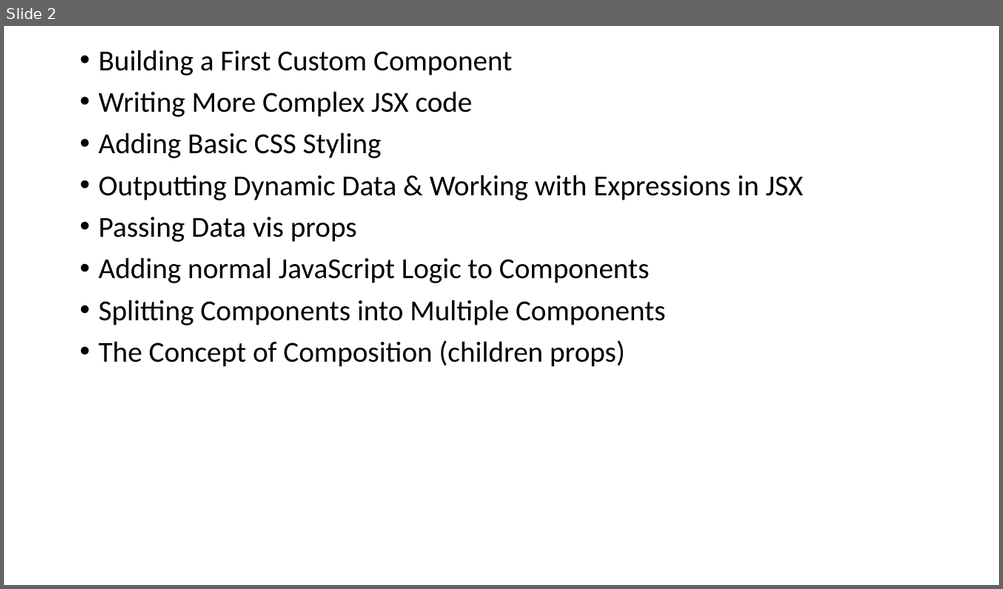
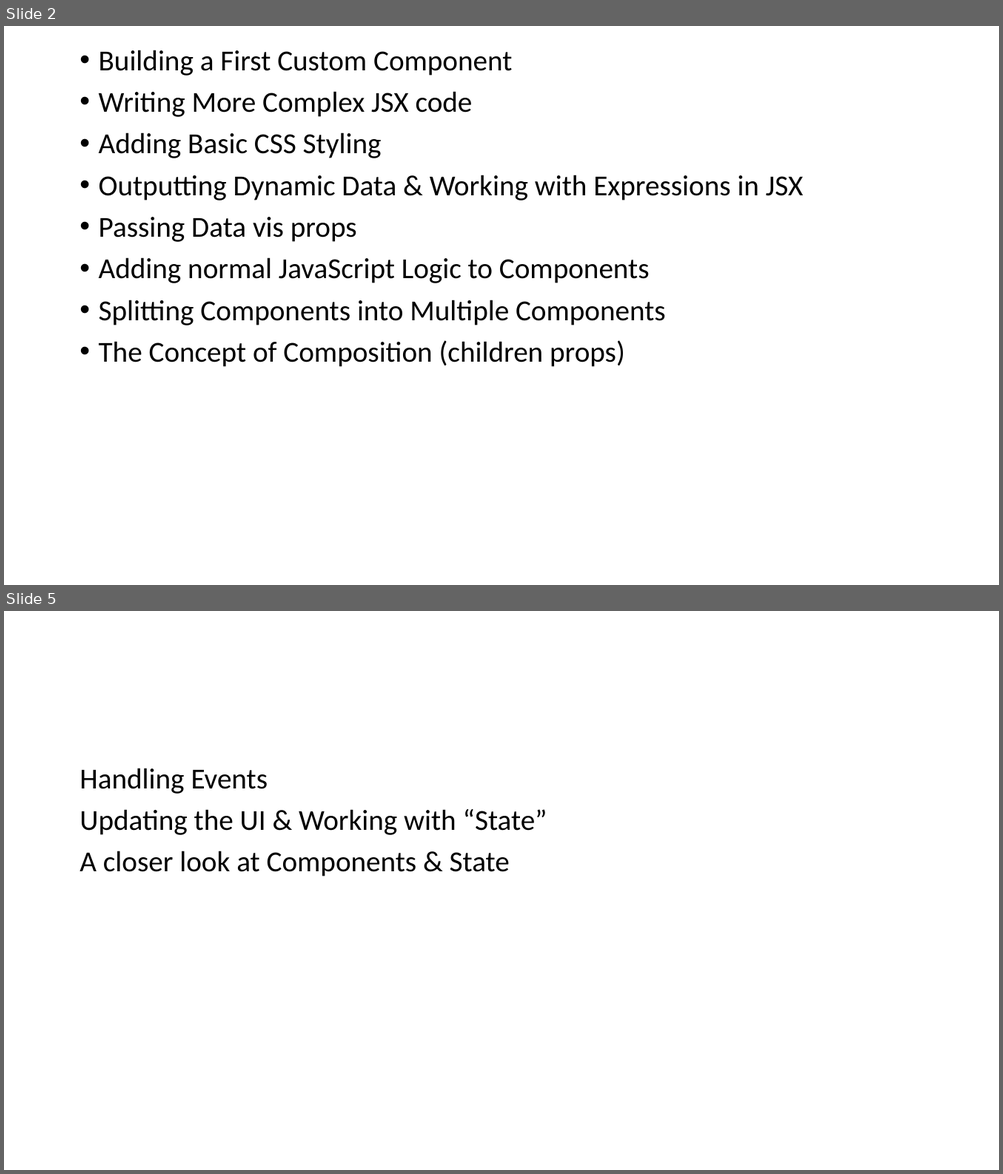
Before and after one commit to PiyushChaturvedii/Batch04, a slide deck: Reactjs.pptx. Shown one above the other, each under a label of ours: slide 2 before the commit, slides 2 and 5 after it; the slides between them are not shown. The pictures are 1003x589 and 1003x1174 pixels, drawn with LibreOffice and Linux fonts; fonts in the diff are those of the drawing. Boxes give left, top, right and bottom in pixels: in the first picture for what was removed or moved away, otherwise in the second. Text is boxed around its words. In the diff, an @@ line names an element or a change of style, - is before the commit and + after.

Commit message:
Event

```diff
--- a/Reactjs.pptx
+++ b/Reactjs.pptx
@@ slide 5 added at bbox=[4, 611, 999, 1170], background #FFFFFF @@
@@ text added at bbox=[79, 768, 547, 877], 28 pt, text #000000 @@
+Handling Events
+Updating the UI & Working with “State”
+A closer look at Components & State
```
Also in this commit, not shown: 1 slide changed, 2 other slides added, 40 other files.
